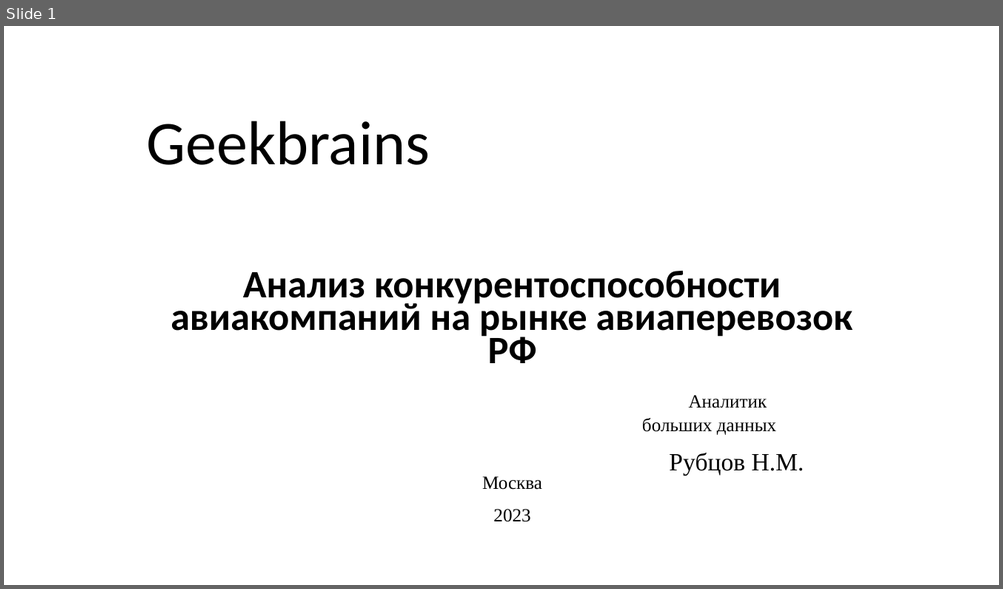
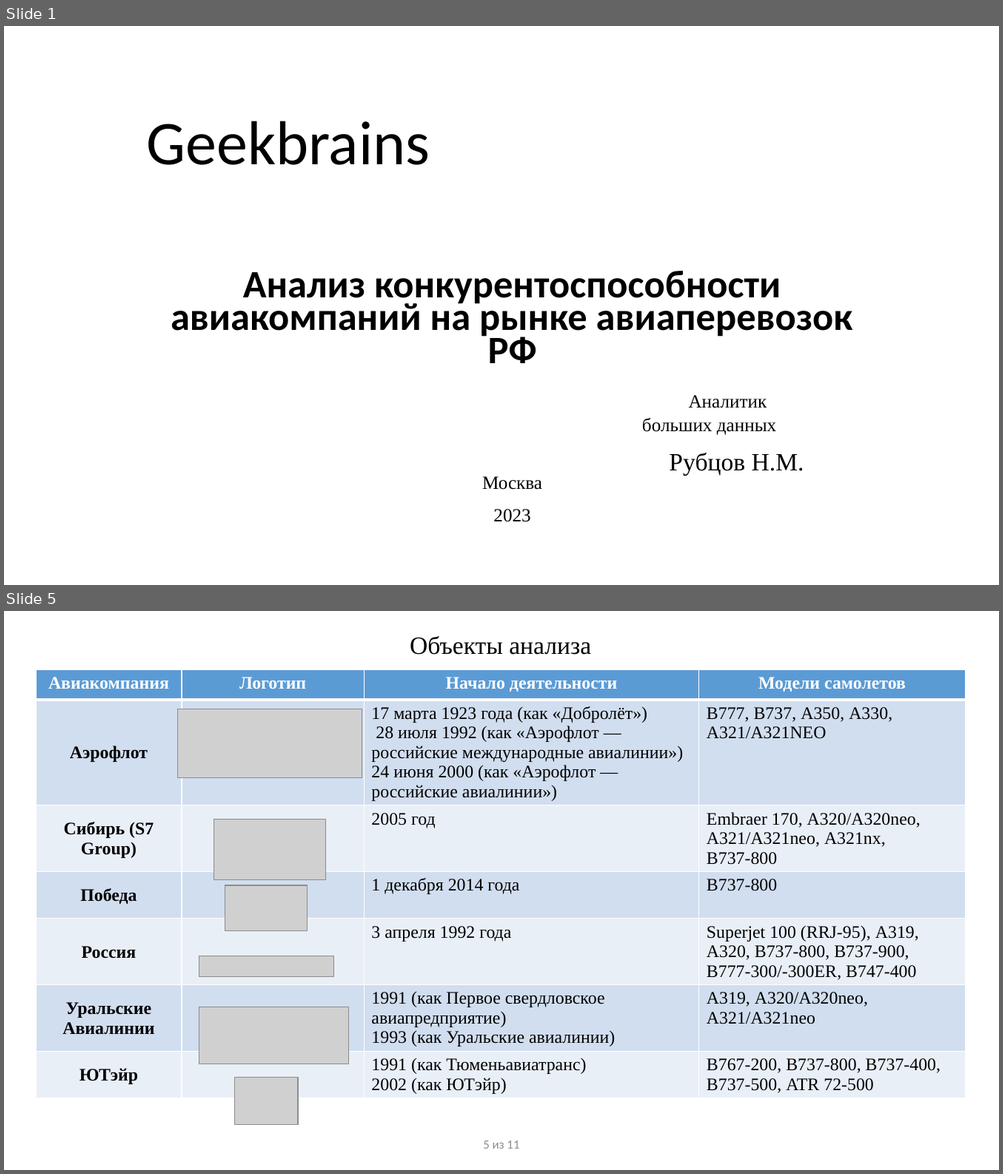
Before and after one commit to NIKOLAY-1971/Diplom_BD, a slide deck: ПрезентацияРубцов.pptx. Shown one above the other, each under a label of ours: slide 1 before the commit, slides 1 and 5 after it; the slides between them are not shown. The pictures are 1003x589 and 1003x1174 pixels, drawn with LibreOffice and Linux fonts; fonts in the diff are those of the drawing; grey boxes stand for pictures; background and template pictures are left out. Boxes give left, top, right and bottom in pixels: in the first picture for what was removed or moved away, otherwise in the second. Text is boxed around its words. In the diff, an @@ line names an element or a change of style, - is before the commit and + after.

```diff
--- a/ПрезентацияРубцов.pptx
+++ b/ПрезентацияРубцов.pptx
@@ slide 5 added at [4,611,999,1170], background picture (left out) @@
@@ title added at [410,636,591,655], 24 pt, text #000000 @@
+Объекты анализа
@@ table added at [36,669,966,1125], 7 rows, 4 columns @@
+Авиакомпания | Логотип | Начало деятельности | Модели самолетов
+Аэрофлот |  | 17 марта 1923 года (как «Добролёт») / 28 июля 1992 (как «Аэрофлот — российские международные авиалинии») / 24 июня 2000 (как «Аэрофлот — российские авиалинии») | B777, B737, A350, A330, A321/A321NEO
+Сибирь (S7 Group) |  | 2005 год | Embraer 170, A320/A320neo, / A321/A321neo, A321nx, B737-800
+Победа |  | 1 декабря 2014 года | B737-800
+Россия |  | 3 апреля 1992 года | Superjet 100 (RRJ-95), A319, А320, B737-800, B737-900, B777-300/-300ER, В747-400
+Уральские Авиалинии |  | 1991 (как Первое свердловское авиапредприятие) / 1993 (как Уральские авиалинии) | А319, А320/A320neo, А321/А321neo
+ЮТэйр |  | 1991 (как Тюменьавиатранс) / 2002 (как ЮТэйр) | B767-200, B737-800, В737-400, В737-500, ATR 72-500
@@ picture added at [178,709,362,778] @@
@@ picture added at [213,819,326,880] @@
@@ picture added at [225,886,307,931] @@
@@ picture added at [199,957,333,977] @@
@@ picture added at [199,1007,348,1064] @@
@@ picture added at [235,1077,298,1125] @@
@@ text added at [483,1141,519,1149], 12 pt, text #8C8C8C @@
+5 из 11
```
Also in this commit, not shown: 9 slides changed.
